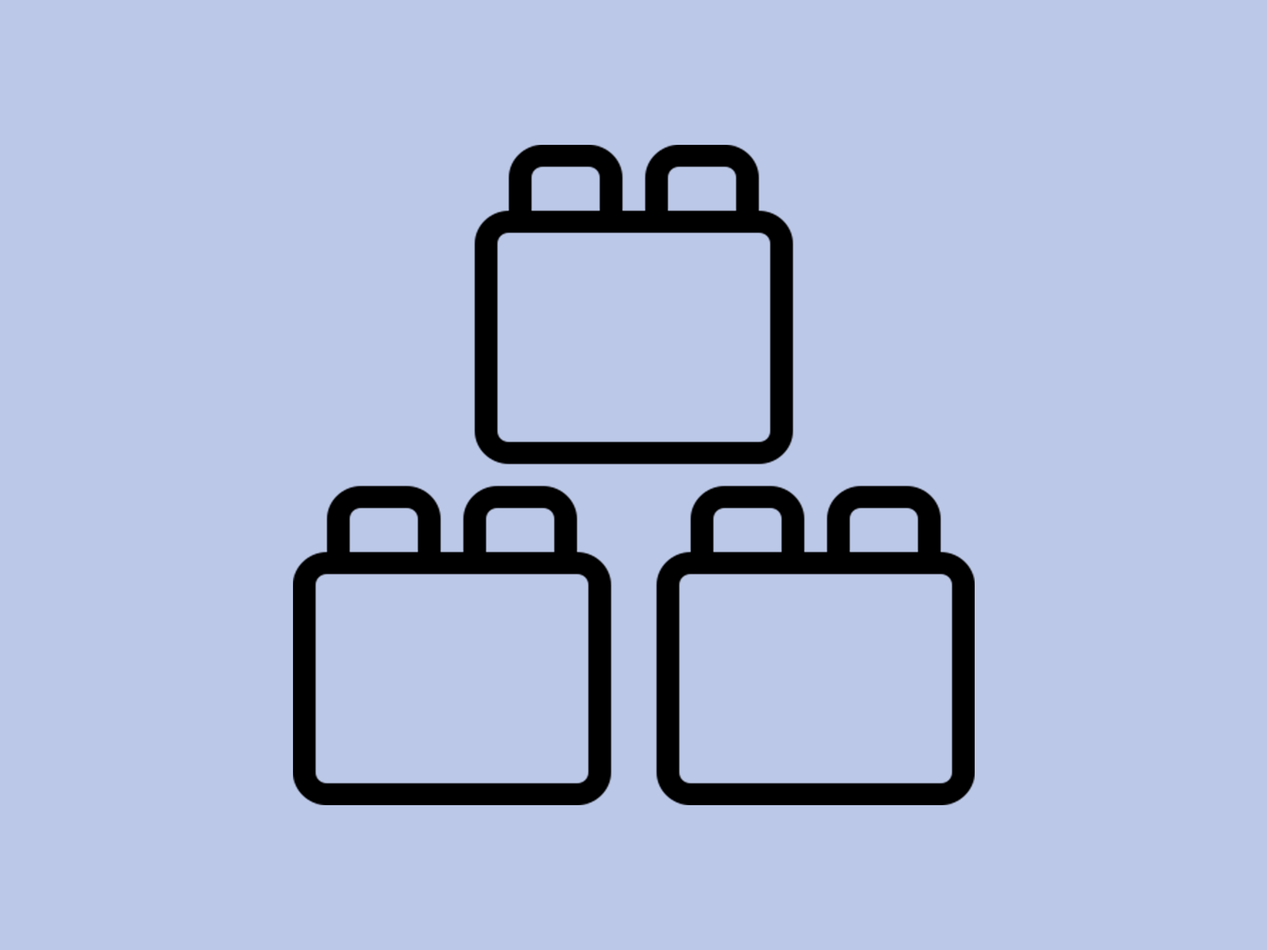
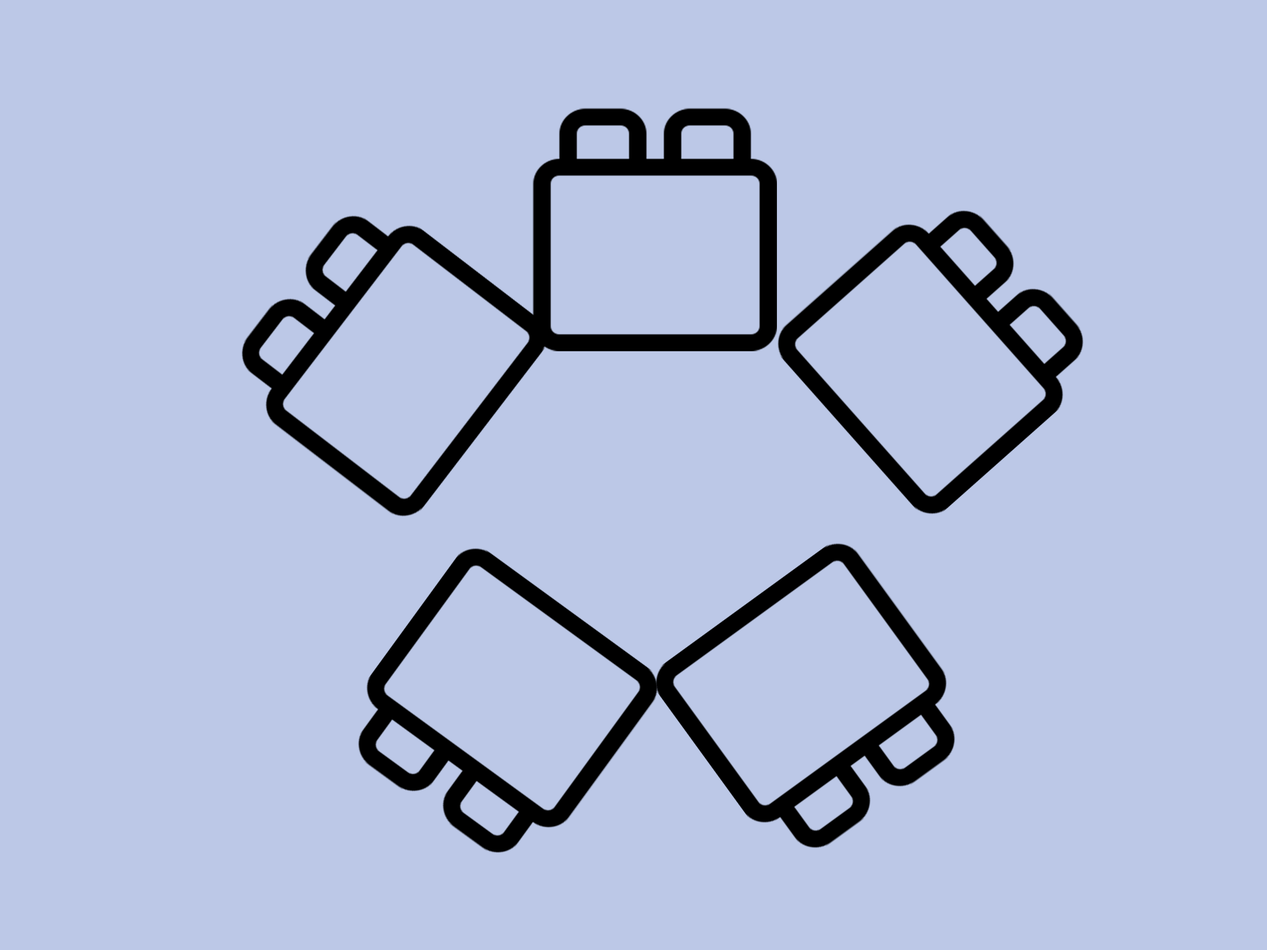
The second 1267 x 950 image is a revision of the first. Changes to its layers:
removed layer "legoedit" over [292, 144, 975, 806]
added layer "Lager 7" above "Lager 9" over [532, 107, 777, 352]
added layer "Lager 9" above "Lager 6" over [241, 215, 548, 517]
added layer "Lager 6" above "Lager 8" over [776, 209, 1084, 515]
added layer "Lager 8" above "Lager 5" over [654, 542, 956, 849]
added layer "Lager 5" above "Bakgrund" over [357, 547, 659, 854]
